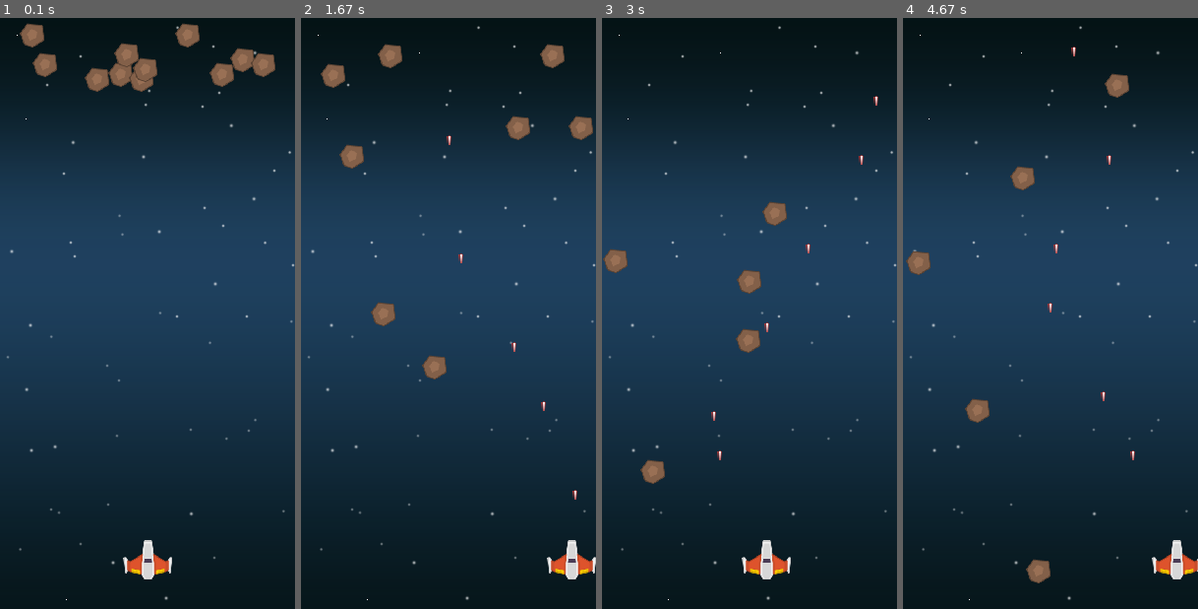
Above: before the commit, frames 1-4 (left to right).
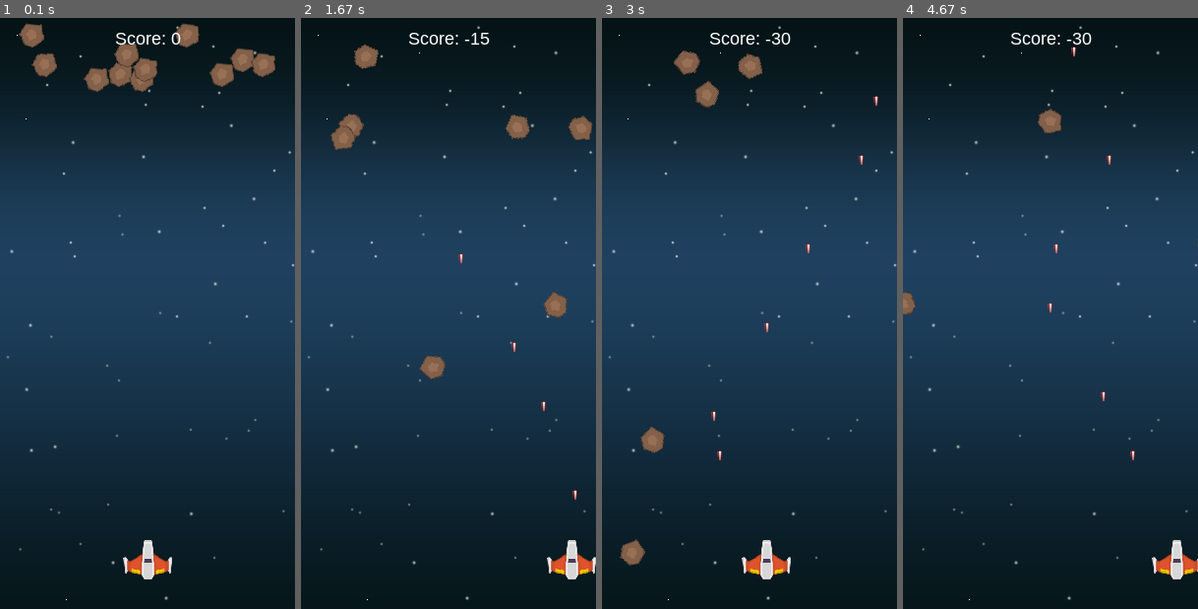
Above: after the commit, the same moments.

Repository: JLew15/Python
Game: pygame game, started from Shmup/main.py
Two runs of this game, one before a commit and one after it. Both use one fixed random seed, a clock stepped at 60 frames per second and the inputs below.
Inputs:
- Up to frame 1 (0.1 s): no input
- Up to frame 2 (1.67 s): tap Space at 0.33, 0.73, 1.03, 1.23, 1.53 s; hold Right 0.67-1.13 s; hold Right 1.17-1.63 s
- Up to frame 3 (3 s): hold Left 1.67-2.2 s; tap Space at 1.73, 2.03, 2.3, 2.6, 2.73 s; hold Left 2.23-2.63 s; hold Right from 2.67 s (still down)
- Up to frame 4 (4.67 s): tap Space at 3.03, 3.4, 3.7, 3.9, 4.2, 4.4 s; release Right at 3.3 s; hold Left 3.33-3.8 s; hold Right 3.83-4.3 s; hold Right from 4.33 s (still down)

The runs differ from the first frame. In frame 1, 0.4% of the frame differs, in the area x 6-94%, y 1-13%; in frame 2, 2.7%; in frame 3, 2.8%, in the area x 0-64%, y 2-93%; in frame 4, 1.9%.

Commit message:
26334 Tue 03/16/2021 10:16

Diff:
--- a/Shmup/main.py
+++ b/Shmup/main.py
@@ -2,6 +2,8 @@
 import random as r
 import math
 from os import *
+
+
 
 # Code written by Jaiden Lewis
 # Artwork Credit Kenney.nl or www.kenney.nl
@@ -15,8 +17,9 @@
         self.image = pg.transform.scale(bulletImg, (5, 10))
         self.rect = self.image.get_rect()
         self.rect.centerx = x
-        self.rect.bottom = y-1
+        self.rect.bottom = y - 1
         self.speedY = -5
+
     def update(self):
         self.rect.y += self.speedY
         if self.rect.bottom < 0:
@@ -31,8 +34,8 @@
         self.image = playerImg
         self.image = pg.transform.scale(playerImg, (50, 40))
         self.rect = self.image.get_rect()
-        self.rect.centerx = (WIDTH/2)
-        self.rect.bottom = (HEIGHT - (HEIGHT*.05))
+        self.rect.centerx = (WIDTH / 2)
+        self.rect.bottom = (HEIGHT - (HEIGHT * .05))
         self.speedX = 0
 
     def update(self):
@@ -47,25 +50,43 @@
         if keystate[pg.K_RIGHT] or keystate[pg.K_d]:
             self.speedX = 3
         self.rect.x += self.speedX
+
     def shoot(self):
         bullet = Projectile(self.rect.centerx, self.rect.top)
         projectileGroup.add(bullet)
         allSprites.add(bullet)
+
 
 class Mob(pg.sprite.Sprite):
     def __init__(self):
         super(Mob, self).__init__()
         # self.image = pg.Surface((25, 25))
         # self.image.fill(RED)
-        self.image = mobImg
-        self.image = pg.transform.scale(mobImg, (25, 25))
+        self.imageO = mobImg
+        self.imageO = pg.transform.scale(mobImg, (25, 25))
+        self.image = self.imageO.copy()
         self.rect = self.image.get_rect()
-        self.rect.centerx = r.randint(13, WIDTH-13)
+        self.rect.centerx = r.randint(13, WIDTH - 13)
         self.rect.top = 0
         self.speedY = r.randint(1, 10)
         self.speedX = r.randint(-3, 3)
+        self.last_update = pg.time.get_ticks()
+        self.rot = 0
+        self.rotSpeed = r.randint(-8, 8)
+
+    def rotate(self):
+        now = pg.time.get_ticks()
+        if now - self.last_update > 60:
+            self.last_update = now
+            self.rot = (self.rot + self.rotSpeed) % 360
+            newImage = pg.transform.rotate(self.imageO, self.rot)
+            oldCenter = self.rect.center
+            self.image = newImage
+            self.rect = self.image.get_rect()
+            self.rect.center = oldCenter
 
     def update(self):
+        self.rotate()
         if self.rect.top > HEIGHT:
             self.rect.top = 0
             self.rect.centerx = r.randint(13, WIDTH - 13)
@@ -73,6 +94,7 @@
             self.speedX = r.randint(-3, 3)
         self.rect.x += self.speedX
         self.rect.y += self.speedY
+
     def spawnNPC(self):
         npc = Mob()
         mobGroup.add(npc)
@@ -85,6 +107,9 @@
 WIDTH = 300
 FPS = 60
 TITLE = "Shoot Em Up"
+playerLives = 5
+playerScore = 0
+fontName = pg.font.match_font("arial")
 
 # COLORS
 BLACK = (0, 0, 0)
@@ -155,12 +180,19 @@
 player1.add(playerGroup)
 mob1.add(mobGroup)
 
-
 for sprite in playerGroup:
     sprite.add(allSprites)
 for sprite in mobGroup:
     sprite.add(allSprites)
 #################################
+
+def drawText(surf, text, size, x, y):
+    font = pg.font.Font(fontName, size)
+    txtSurface = font.render(text, True, WHITE)
+    textRect = txtSurface.get_rect()
+    textRect.midtop = (x, y)
+    surf.blit(txtSurface, textRect)
+
 
 # Game loop
 #################################
@@ -189,6 +221,22 @@
     #######
     allSprites.update()
 
+    hits = pg.sprite.spritecollide(player1, mobGroup, True)
+    if hits:
+        print("Player hit")
+        mob1.spawnNPC()
+        playerLives -= 1
+        playerScore -= 10
+        if playerLives <= 0:
+            player1.kill()
+    hits = pg.sprite.groupcollide(projectileGroup, mobGroup, True, True)
+    for hit in hits:
+        mob1.spawnNPC()
+        playerScore += 5
+        if playerScore % 100 == 0:
+            playerLives += 1
+            print("LIFE GAINED")
+
     #######
 
     # Render
@@ -196,6 +244,7 @@
     screen.fill(BLACK)
     screen.blit(bg, bgRect)
     allSprites.draw(screen)
+    drawText(screen,"Score: " + str(playerScore), 18, WIDTH/2, 10)
 
     pg.display.flip()
     #######
